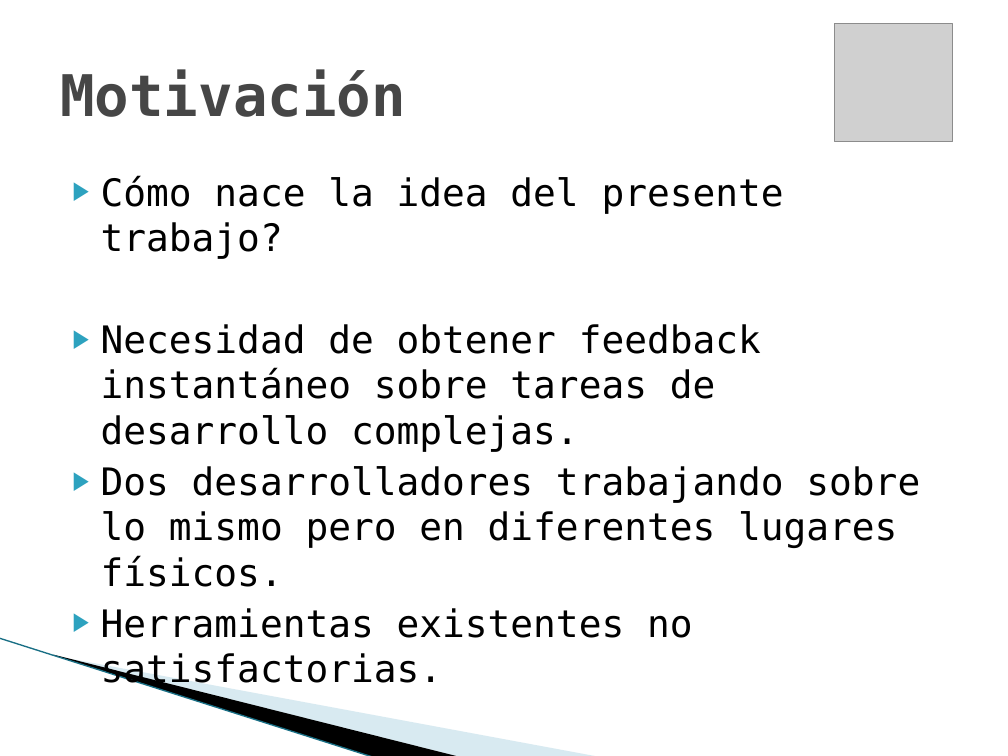
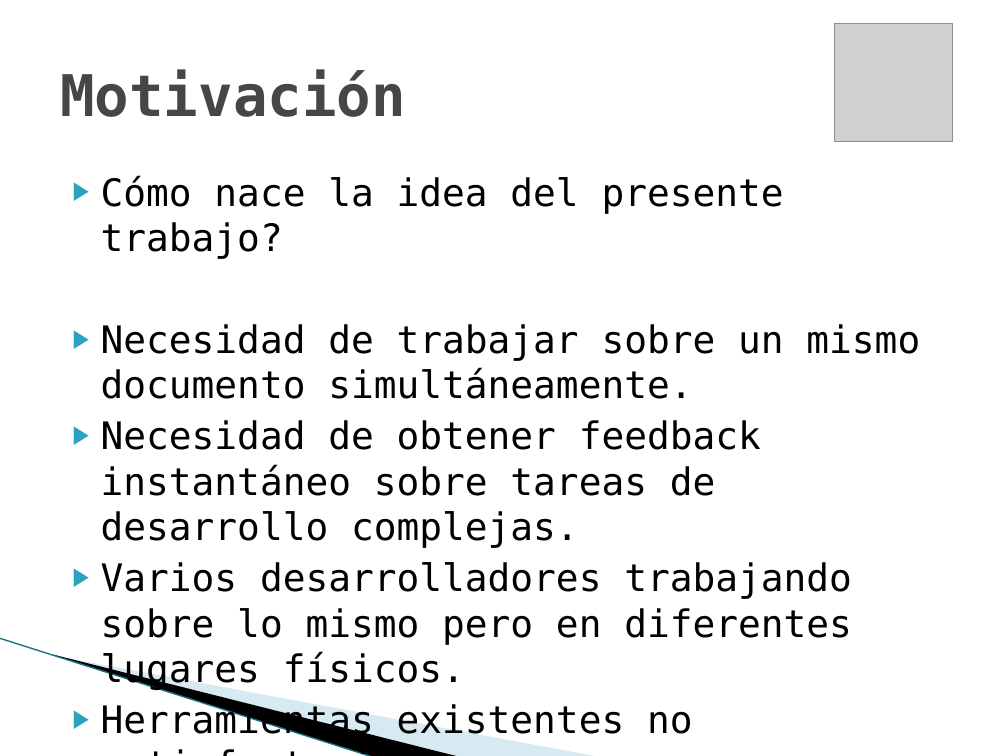
Before and after one commit to maurociancio/parallel-editor, a slide deck: slide 3 of doc/presentacion/presentacion.pptx. Drawn at 1008x756 pixels with LibreOffice and Linux fonts; fonts in the diff are those of the drawing; grey boxes stand for pictures; background and template pictures are left out. Boxes give left, top, right and bottom in pixels: in the first picture for what was removed or moved away, otherwise in the second. Text is boxed around its words. In the diff, an @@ line names an element or a change of style, - is before the commit and + after.

```diff
--- a/doc/presentacion/presentacion.pptx
+++ b/doc/presentacion/presentacion.pptx
@@ text at [101,324,920,399]: paragraph added @@
+▶ Necesidad de trabajar sobre un mismo documento simultáneamente.
@@ text at [101,562,852,690]: text changed @@
-▶ Dos desarrolladores trabajando sobre lo mismo pero en diferentes lugares físicos.
+▶ Varios desarrolladores trabajando sobre lo mismo pero en diferentes lugares físicos.
```
Also in this commit, not shown: 1 other slide changed, 1 slide added, 1 other file.
